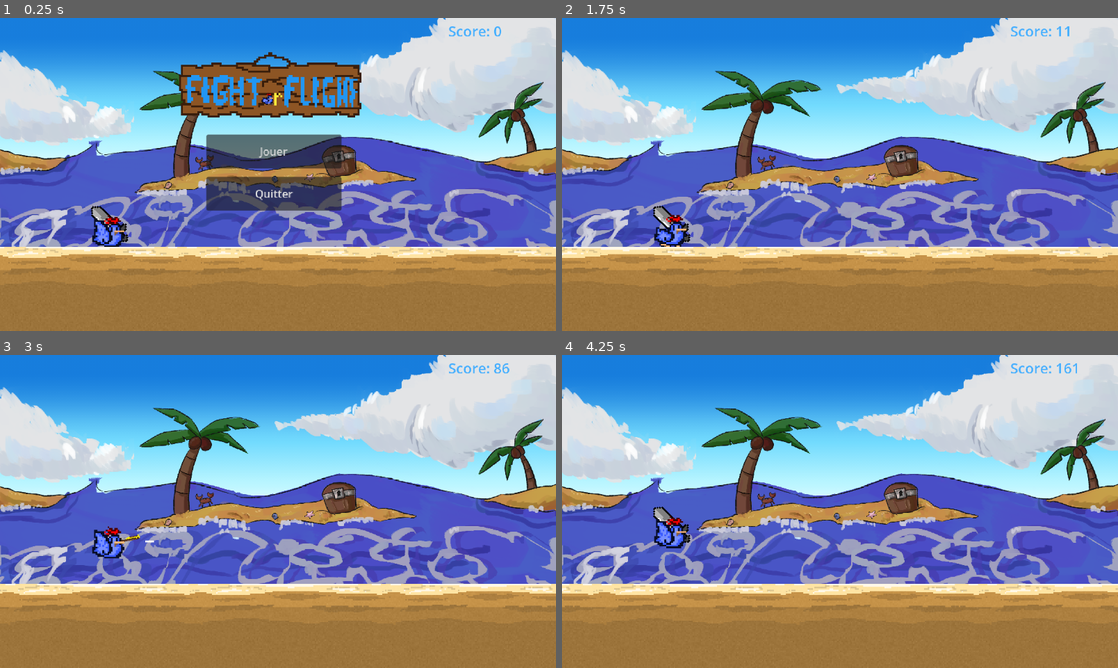
Above: before the commit, frames 1-4 (two rows, left to right).
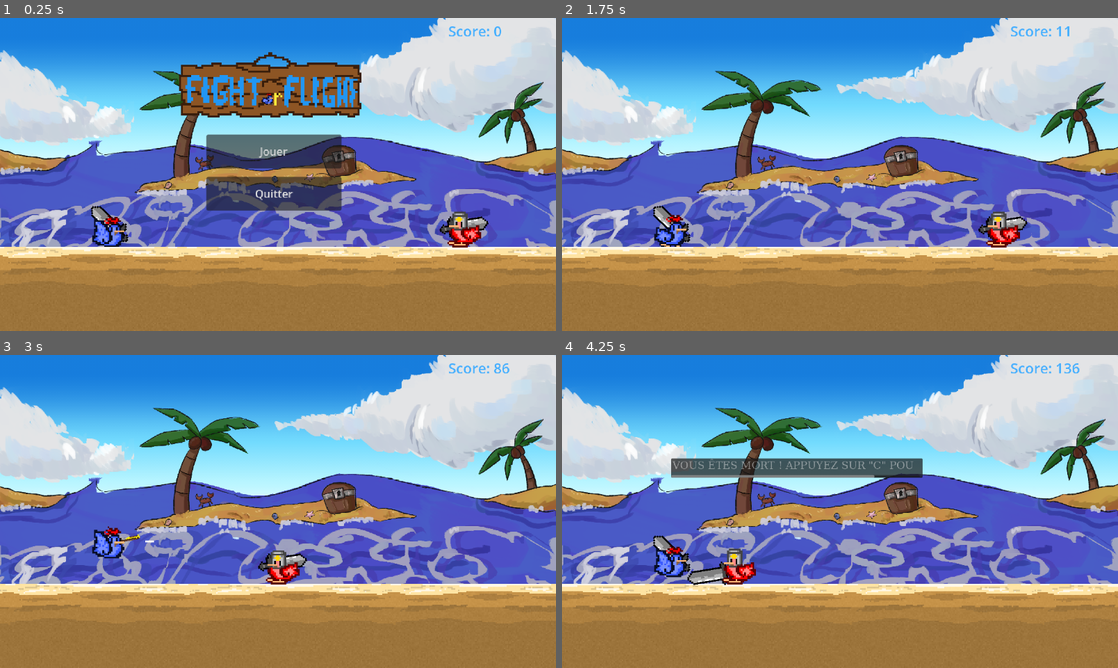
Above: after the commit, the same moments.

Repository: gameking773/FightOrFlightGameJamV
Game: Godot game, scene res://scene/game.tscn
Same seed, same stepped clock (60 frames per second), same inputs: the game is played once before the commit and once after it.
Inputs:
- Up to frame 1 (0.25 s): no input
- Up to frame 2 (1.75 s): click "Jouer" at 0.5 s; tap W (attack) at 1.35 s; tap Space (jump) at 1.52 s
- Up to frame 3 (3 s): tap E (switch_weapon) at 2.1 s; tap Space (jump) at 2.27 s; tap W (attack) at 2.85 s
- Up to frame 4 (4.25 s): tap E (switch_weapon) at 3.6 s; tap Space (jump) at 3.77 s

The runs differ from the first frame. In frame 1, 0.6% of the frame differs, in the area x 79-88%, y 61-74%; in frame 2, 0.6%; in frame 3, 0.6%; in frame 4, 7.3%, in the area x 0-100%, y 2-86%.

Commit message:
ajout d'un son pour le slash ennemi

Diff:
--- a/scene/game.tscn
+++ b/scene/game.tscn
@@ -7,6 +7,7 @@
 [ext_resource type="PackedScene" uid="uid://c6oq4v6nvex38" path="res://scene/sand_parcelle.tscn" id="4_b8d8e"]
 [ext_resource type="Script" path="res://script/terrain_gen.gd" id="4_ukmbk"]
 [ext_resource type="Script" path="res://script/score_handle.gd" id="7_m3r4d"]
+[ext_resource type="PackedScene" uid="uid://bqkfee7tir1ia" path="res://scene/knight.tscn" id="8_cwee1"]
 
 [sub_resource type="LabelSettings" id="LabelSettings_3gfio"]
 font_size = 42
@@ -53,4 +54,7 @@
 [node name="sand_parcelle_base2" parent="terrain/baseParcelle" instance=ExtResource("4_b8d8e")]
 position = Vector2(1100, 265)
 
+[node name="knight" parent="." instance=ExtResource("8_cwee1")]
+position = Vector2(1046, 54)
+
 [connection signal="playispressed" from="main_menu" to="player" method="_on_main_menu_playispressed"]
--- a/scene/knight.tscn
+++ b/scene/knight.tscn
@@ -1,10 +1,11 @@
-[gd_scene load_steps=20 format=3 uid="uid://bqkfee7tir1ia"]
+[gd_scene load_steps=21 format=3 uid="uid://bqkfee7tir1ia"]
 
 [ext_resource type="Script" path="res://script/knight.gd" id="1_3gje1"]
 [ext_resource type="Texture2D" uid="uid://xxdsr4ljhk8u" path="res://texture/chick_knight_spritesheeta.png" id="1_f3pnh"]
 [ext_resource type="Shader" path="res://script/deathShader.gdshader" id="2_bbsqk"]
 [ext_resource type="PackedScene" uid="uid://dff75fhb8h2mx" path="res://scene/kill.tscn" id="3_8g7tu"]
 [ext_resource type="Texture2D" uid="uid://bvq3qjmcubupm" path="res://texture/swordSprite.png" id="3_n3kwy"]
+[ext_resource type="AudioStream" uid="uid://8k7h68htclsi" path="res://assets/woosh.wav" id="6_eph1u"]
 
 [sub_resource type="RectangleShape2D" id="RectangleShape2D_3jcqp"]
 size = Vector2(100, 100)
@@ -87,6 +88,18 @@
 "transitions": PackedFloat32Array(1),
 "update": 0,
 "values": [1.41023]
+}
+tracks/2/type = "value"
+tracks/2/imported = false
+tracks/2/enabled = true
+tracks/2/path = NodePath("../AnimationPlayer/AudioStreamPlayer:playing")
+tracks/2/interp = 1
+tracks/2/loop_wrap = true
+tracks/2/keys = {
+"times": PackedFloat32Array(0),
+"transitions": PackedFloat32Array(1),
+"update": 1,
+"values": [false]
 }
 
 [sub_resource type="Animation" id="Animation_8hbj7"]
@@ -116,6 +129,18 @@
 "update": 0,
 "values": [1.41023, -0.534071, -1.73137]
 }
+tracks/2/type = "value"
+tracks/2/imported = false
+tracks/2/enabled = true
+tracks/2/path = NodePath("../AnimationPlayer/AudioStreamPlayer:playing")
+tracks/2/interp = 1
+tracks/2/loop_wrap = true
+tracks/2/keys = {
+"times": PackedFloat32Array(0),
+"transitions": PackedFloat32Array(0.732043),
+"update": 1,
+"values": [true]
+}
 
 [sub_resource type="AnimationLibrary" id="AnimationLibrary_rwhoc"]
 _data = {
@@ -167,6 +192,7 @@
 }
 
 [node name="AudioStreamPlayer" type="AudioStreamPlayer" parent="AnimationPlayer"]
+stream = ExtResource("6_eph1u")
 
 [node name="detectPlayer" type="Area2D" parent="."]
 
Not shown: 1 places in scene/game.tscn that only renumber resources
Binary file added: texture/pixil-frame-0 (8).png
Not shown, added: texture/pixil-frame-0 (8).png.import
